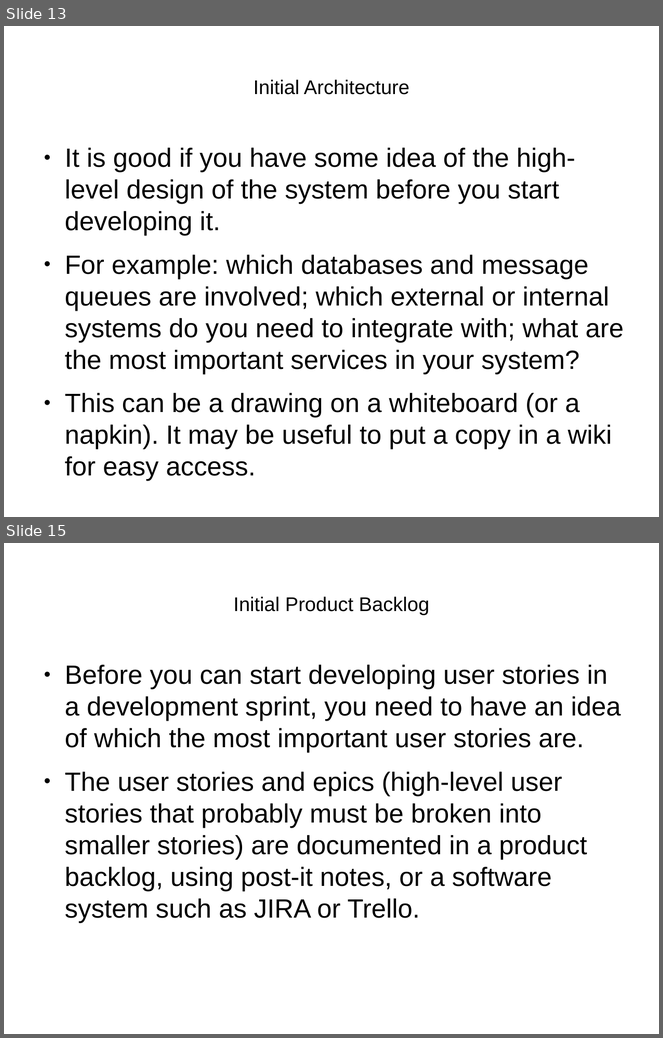
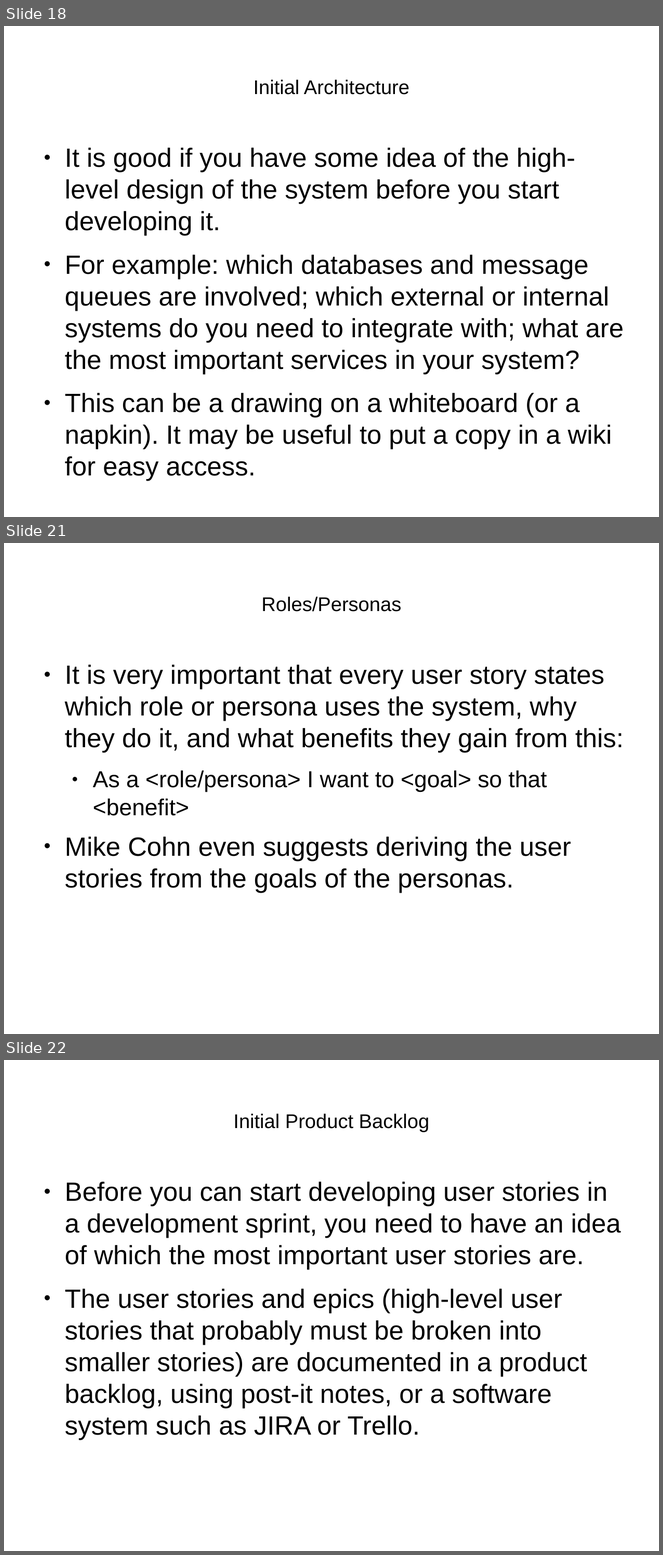
Before and after one commit to henrikarro/uu, a slide deck: 1DL251/project/requirements-presentation.odp. Shown one above the other, each under a label of ours: slides 13 and 15 before the commit, slides 18, 21 and 22 after it; the slides between them are not shown. The pictures are 663x1038 and 663x1555 pixels, drawn with LibreOffice and Linux fonts; fonts in the diff are those of the drawing. Boxes give left, top, right and bottom in pixels: in the first picture for what was removed or moved away, otherwise in the second. Text is boxed around its words. In the diff, an @@ line names an element or a change of style, - is before the commit and + after.

```diff
--- a/1DL251/project/requirements-presentation.odp
+++ b/1DL251/project/requirements-presentation.odp
@@ slide 21 added at box(4, 543, 659, 1034), background #FFFFFF @@
@@ title added at box(261, 597, 401, 612), 24 pt, text #000000 @@
+Roles/Personas
@@ text added at box(65, 665, 624, 893), 32 pt, text #000000 @@
+● It is very important that every user story states which role or persona uses the system, why they do it, and what benefits they gain from this:
+  ● As a <role/persona> I want to <goal> so that <benefit>
+● Mike Cohn even suggests deriving the user stories from the goals of the personas.
@@ what was slide 13 is now slide 18 @@
@@ what was slide 15 is now slide 22 @@
```
Also in this commit, not shown: 1 slide changed, 10 other slides added, 3 slides removed, 1 other file.
